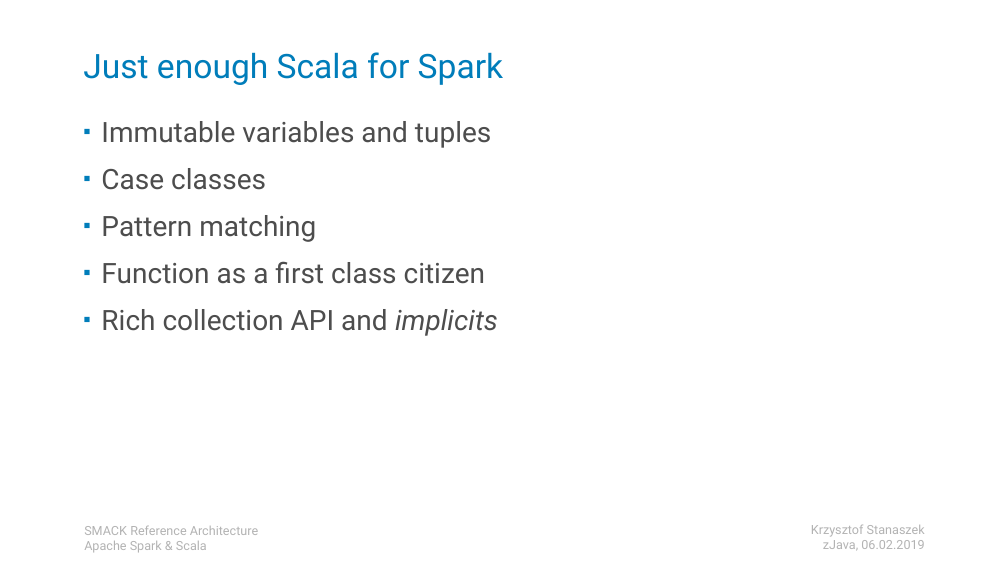
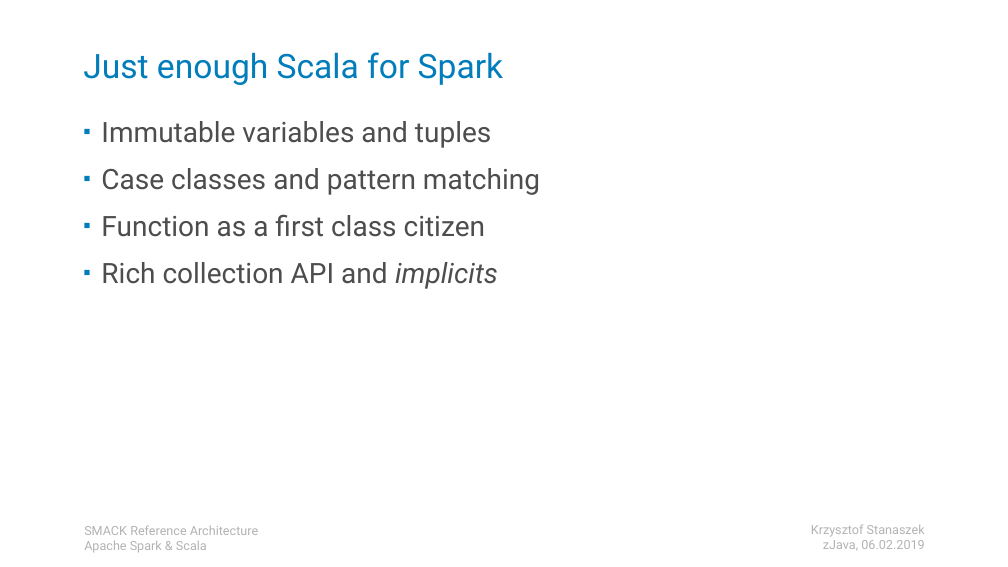
Before and after one commit to kstanaszek/SparkAndScalaInTandem, a slide deck: slide 16 of src/main/resources/slides.pptx. Drawn at 1008x567 pixels with LibreOffice and Linux fonts; fonts in the diff are those of the drawing. Boxes give left, top, right and bottom in pixels: in the first picture for what was removed or moved away, otherwise in the second. Text is boxed around its words. In the diff, an @@ line names an element or a change of style, - is before the commit and + after.

Commit message:
slides final version

```diff
--- a/src/main/resources/slides.pptx
+++ b/src/main/resources/slides.pptx
@@ text at [101, 168, 540, 195]: text changed @@
-▪ Case classes
-▪ Pattern matching
+▪ Case classes and pattern matching
```
Also in this commit, not shown: 1 slide removed, 1 other file.
